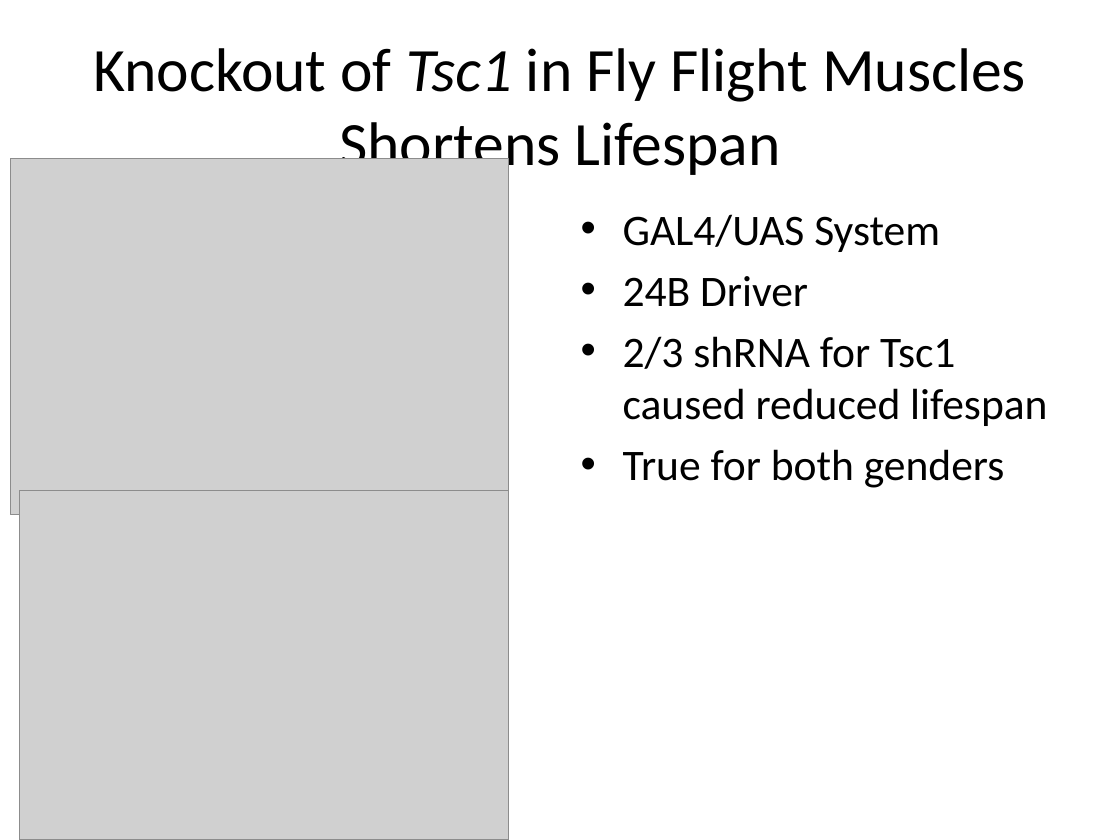
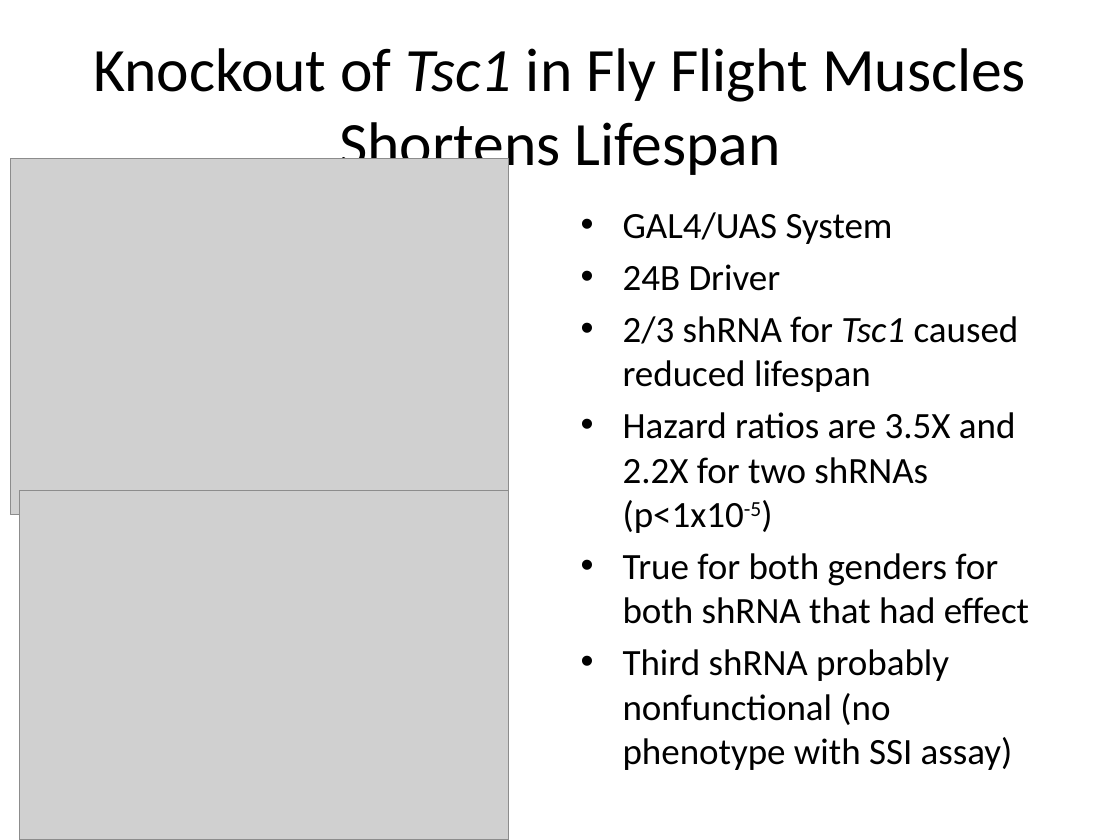
Before and after one commit to BridgesLab/DrosophilaMuscleFunction, a slide deck: slide 4 of Manuscripts/Muscle Tsc1 Aging Paper/Data Summary.pptx. Drawn at 1120x840 pixels with LibreOffice and Linux fonts; fonts in the diff are those of the drawing; grey boxes stand for pictures. Boxes give left, top, right and bottom in pixels: in the first picture for what was removed or moved away, otherwise in the second. Text is boxed around its words. In the diff, an @@ line names an element or a change of style, - is before the commit and + after.

```diff
--- a/Manuscripts/Muscle Tsc1 Aging Paper/Data Summary.pptx
+++ b/Manuscripts/Muscle Tsc1 Aging Paper/Data Summary.pptx
@@ text at (x1=623, y1=212, x2=1019, y2=392): size 28 to 23.8 pt in "GAL4/UAS System", "24B Driver", "2/3 shRNA for Tsc1 caused reduced lifespan"; italic on in "Tsc1" @@
@@ text at (x1=623, y1=412, x2=1029, y2=770): text changed; size 28 to 23.8 pt @@
-• True for both genders
+• Hazard ratios are 3.5X and 2.2X for two shRNAs (p<1x10-5)
+• True for both genders for both shRNA that had effect
+• Third shRNA probably nonfunctional (no phenotype with SSI assay)
```
Also in this commit, not shown: 2 other slides changed, 1 slide added.
